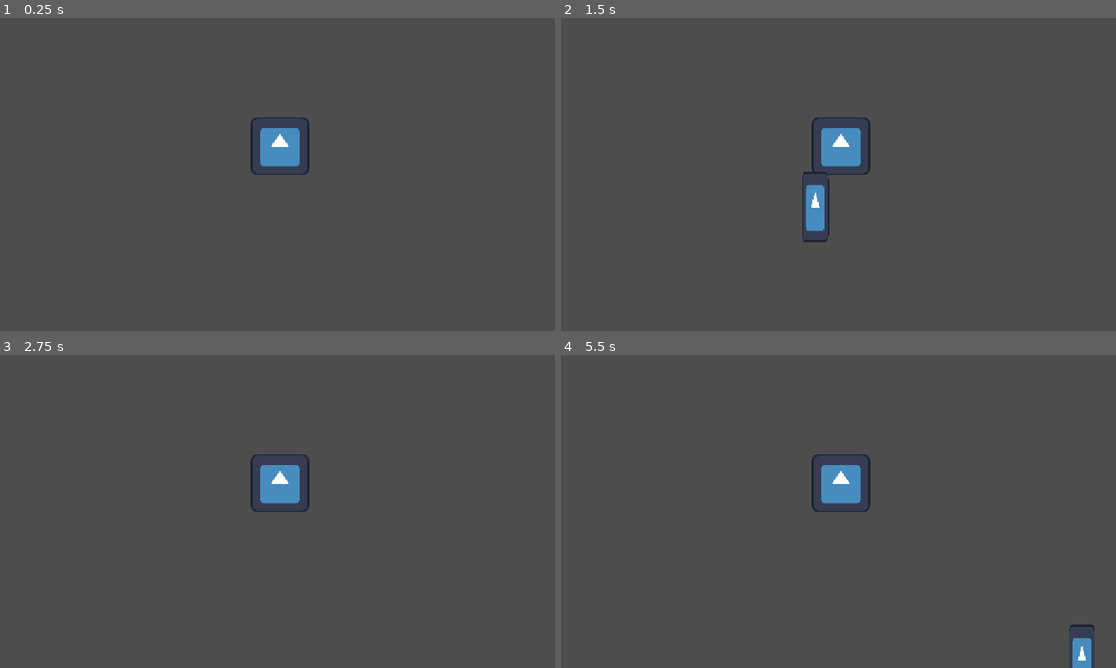
Above: before the commit, frames 1-4 (two rows, left to right).
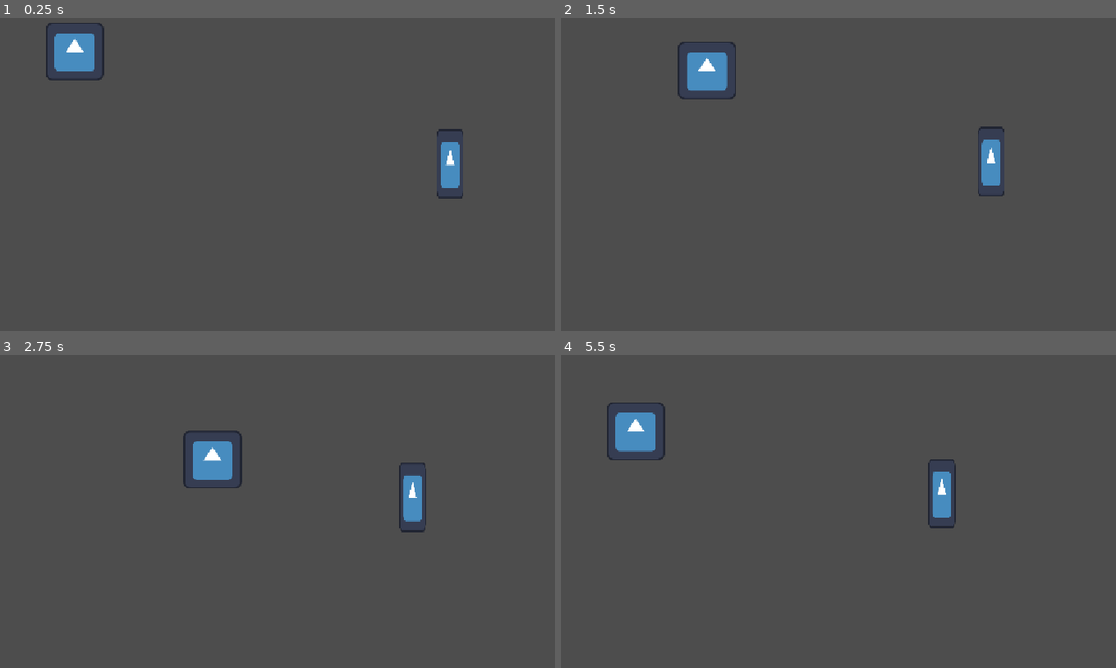
Above: after the commit, the same moments.

Repository: KxtR-27/CS414_SaveTheIdiot
Game: Godot game, scene res://main.tscn
Same seed, same stepped clock (60 frames per second), same inputs: the game is played once before the commit and once after it. The engine's default icon, where the game draws it, is replaced by a stand-in: a white triangle on a blue panel in a dark square.
Inputs:
- Up to frame 1 (0.25 s): no input
- Up to frame 2 (1.5 s): hold D (move_right) 0.53-1.28 s; tap Q (ability_1) at 0.6 s; tap E (ability_2) at 0.8, 1.35 s; hold S (move_down) from 1.28 s (still down)
- Up to frame 3 (2.75 s): tap Q (ability_1) at 1.55, 2.1 s; release S (move_down) at 2.03 s; hold D (move_right) from 2.03 s (still down); tap E (ability_2) at 2.3 s
- Up to frame 4 (5.5 s): release D (move_right) at 2.78 s; hold W (move_up) 2.78-3.53 s; tap E (ability_2) at 2.85, 3.8, 4.35, 5.3 s; tap Q (ability_1) at 3.05, 3.6, 4.55, 5.1 s; hold A (move_left) 3.53-5.03 s; hold S (move_down) from 5.03 s (still down)

The runs differ from the first frame. In frame 1, 2.8% of the frame differs, in the area x 8-84%, y 1-58%; in frame 2, 3.4%, in the area x 21-80%, y 7-72%; in frame 3, 2.9%; in frame 4, 3.2%.

Commit message:
Refactor BasePlayer for style and pitfalls
- Calculate player movement direction with a built-in one-liner that is already normalized

- Move all physics-based code from `_process()` (BAD) to `_physics_process()` (GOOD)
  → these functions occur at different times. confusing them will cause inaccurate physics updates to occur

- Move ability key handling from `_process()` (BAD) to `_input()` (GOOD)
  → movement is something that should be polled continuously every frame, so it goes in `_physics_process()`
  → however, abilities only trigger when the key is pressed, not held. moving them from `_physics_process()` to `_input()` has the same desired effect, but runs the check every *keypress* instead of every *frame*, which is much less expensive.

- Make several changes to ability reference and usage to easily add more abilities later and dynamically loop through them all:
  - Add ability enum
  - Add dictionary that maps InputMap actions to this enum
  - Refactor ability cooldowns dictionary to use this enum
  - Map timers to this enum

Diff:
--- a/godot/components/base_player/base_player.gd
+++ b/godot/components/base_player/base_player.gd
@@ -1,46 +1,76 @@
 class_name BasePlayer
 extends CharacterBody2D
 
-var ability_cooldowns : Dictionary = {
-	"ability_1" : false,
-	"ability_2" : false
+
+enum Ability {
+	ABILITY_1,
+	ABILITY_2,
 }
+
+const ABILITY_ACTION_MAP: Dictionary[String, Ability] = {
+	"ability_1": Ability.ABILITY_1,
+	"ability_2": Ability.ABILITY_2,
+}
+
+
+@export var speed: float = 10000
+
+var ability_on_cooldown: Dictionary[Ability, bool] = {
+	Ability.ABILITY_1: false,
+	Ability.ABILITY_2: false,
+}
+
+@onready var ability_timers: Dictionary[Ability, Timer] = {
+	Ability.ABILITY_1: $Cooldowns/Ability1Cooldown,
+	Ability.ABILITY_2: $Cooldowns/Ability2Cooldown,
+}
+
 
 func _ready() -> void:
 	add_to_group("Player")
 
 
-func _process(delta: float) -> void:
-	# retrieve direction in which to apply movement
-	var x_axis_input : float = Input.get_action_strength("move_right") - Input.get_action_strength("move_left")
-	var y_axis_input : float = Input.get_action_strength("move_down") - Input.get_action_strength("move_up")
-
-	# construct normalized vector2 that contains what direction the player wants to move in
-	var move_dir : Vector2 = Vector2(x_axis_input,y_axis_input).normalized() * 50000.0 * delta
-	self.velocity = move_dir
-
+func _physics_process(delta: float) -> void:
+	var move_dir := Input.get_vector("move_left", "move_right", "move_up", "move_down")
+	self.velocity = move_dir * speed * delta
 	self.move_and_slide()
 
-	if (Input.is_action_just_pressed("ability_1") and
-		not ability_cooldowns["ability_1"]
-	):
-		ability_cooldowns["ability_1"] = true
-		var timer : Timer = $Cooldowns/Ability1Cooldown
-		timer.start()
-		print("pressed ability_1")
 
-	if (Input.is_action_just_pressed("ability_2") and
-		not ability_cooldowns["ability_2"]
-	):
-		ability_cooldowns["ability_2"] = true
-		var timer : Timer = $Cooldowns/Ability2Cooldown
-		timer.start()
-		print("pressed ability_2")
+func _input(event: InputEvent) -> void:
+	var ability_action: String = _get_pressed_ability(event)
+	if not ability_action: return
+
+	var ability: Ability = ABILITY_ACTION_MAP[ability_action]
+	if ability_on_cooldown[ability]: return
+	_trigger_cooldown(ability)
+
+	match (ability):
+		Ability.ABILITY_1:
+			pass # do the thing
+		Ability.ABILITY_2:
+			pass # do the thing
+
+
+## loops through all actions in ABILITY_ACTION_MAP.
+## returns the pressed action String if it exists.
+## otherwise, returns an empty string "", which is [b]falsy[/b].
+func _get_pressed_ability(event: InputEvent) -> String:
+	for action: String in ABILITY_ACTION_MAP.keys():
+		if event.is_action_pressed(action):
+			return action
+
+	return ""
+
+
+## sets an ability's cooldown to true and starts its timer
+func _trigger_cooldown(ability: Ability) -> void:
+	ability_on_cooldown[ability] = true
+	ability_timers[ability].start()
 
 
 func _on_ability_1_cooldown_timeout() -> void:
-	ability_cooldowns["ability_1"] = false
+	ability_on_cooldown[Ability.ABILITY_1] = false
 
 
 func _on_ability_2_cooldown_timeout() -> void:
-	ability_cooldowns["ability_2"] = false
+	ability_on_cooldown[Ability.ABILITY_2] = false
--- a/godot/components/base_player/base_player.tscn
+++ b/godot/components/base_player/base_player.tscn
@@ -25,6 +25,7 @@
 one_shot = true
 
 [node name="Camera" type="Camera2D" parent="." unique_id=1574301220]
+enabled = false
 
 [connection signal="timeout" from="Cooldowns/Ability1Cooldown" to="." method="_on_ability_1_cooldown_timeout"]
 [connection signal="timeout" from="Cooldowns/Ability2Cooldown" to="." method="_on_ability_2_cooldown_timeout"]
